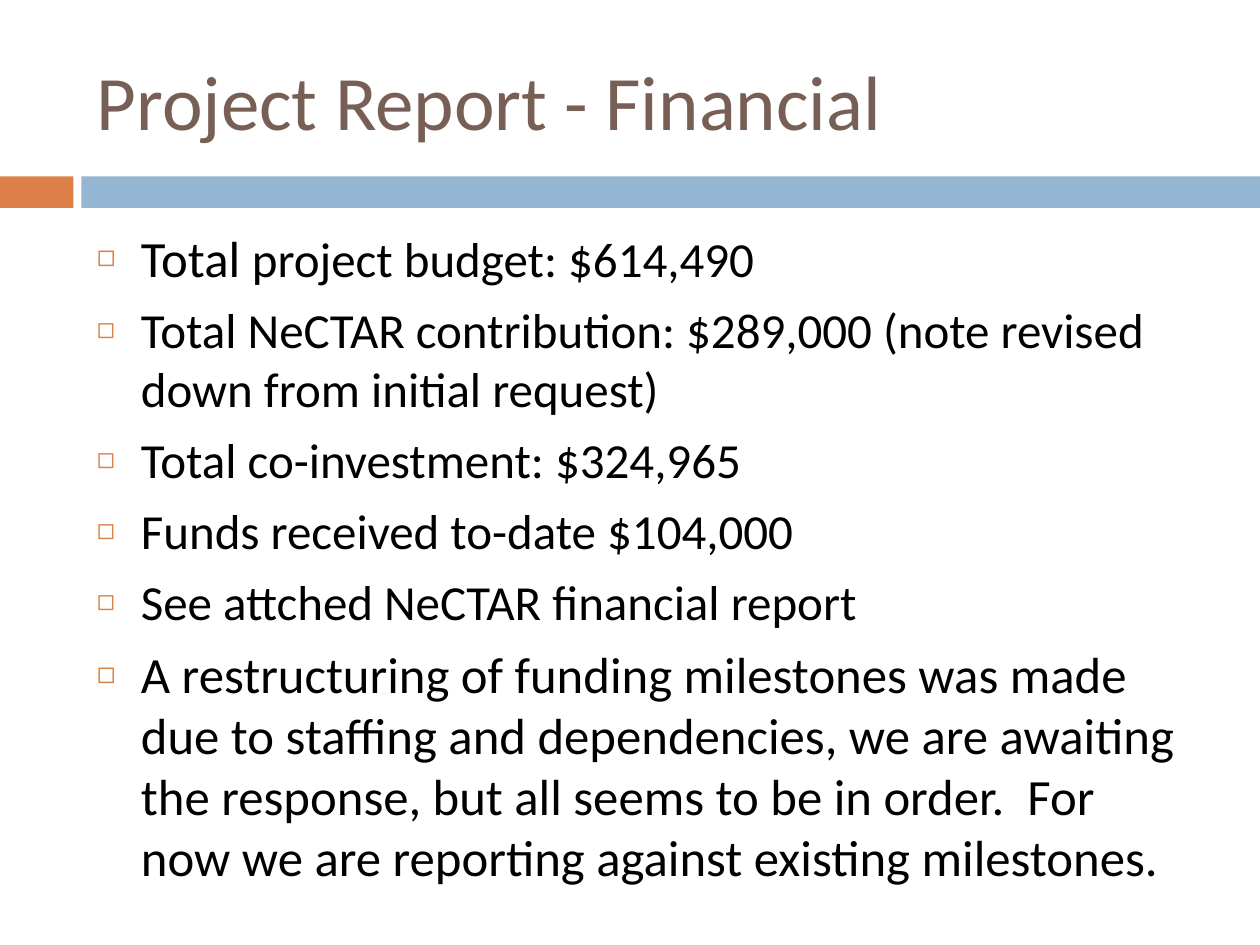
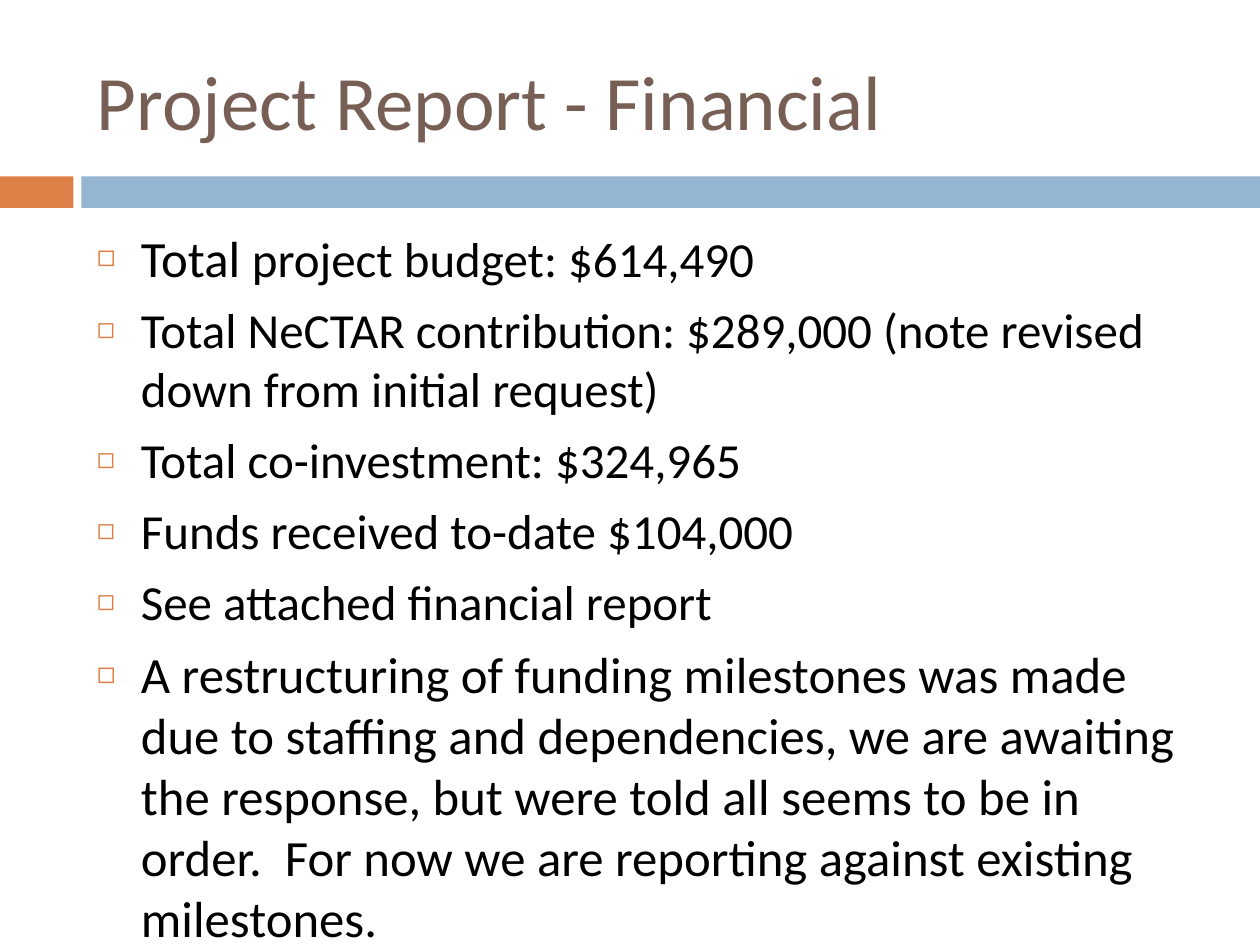
Before and after one commit to tranaweera/ark-informatics, a slide deck: slide 6 of ARK/trunk/usefulTools/TestFilesAndDocuments/steering committee/NeCTAR/Steering Committee Meetings/Steering Committee Meeting June_2013.pptx. Drawn at 1260x945 pixels with LibreOffice and Linux fonts; fonts in the diff are those of the drawing. Boxes give left, top, right and bottom in pixels: in the first picture for what was removed or moved away, otherwise in the second. Text is boxed around its words. In the diff, an @@ line names an element or a change of style, - is before the commit and + after.

```diff
--- a/ARK/trunk/usefulTools/TestFilesAndDocuments/steering committee/NeCTAR/Steering Committee Meetings/Steering Committee Meeting June_2013.pptx
+++ b/ARK/trunk/usefulTools/TestFilesAndDocuments/steering committee/NeCTAR/Steering Committee Meetings/Steering Committee Meeting June_2013.pptx
@@ text at bbox=[141, 586, 1174, 938]: text changed @@
-◻ See attched NeCTAR financial report
-◻ A restructuring of funding milestones was made due to staffing and dependencies, we are awaiting the response, but all seems to be in order. For now we are reporting against existing milestones.
+◻ See attached financial report
+◻ A restructuring of funding milestones was made due to staffing and dependencies, we are awaiting the response, but were told all seems to be in order. For now we are reporting against existing milestones.
```
Also in this commit, not shown: 6 other slides changed, 2 slides added, 1 slide removed.
